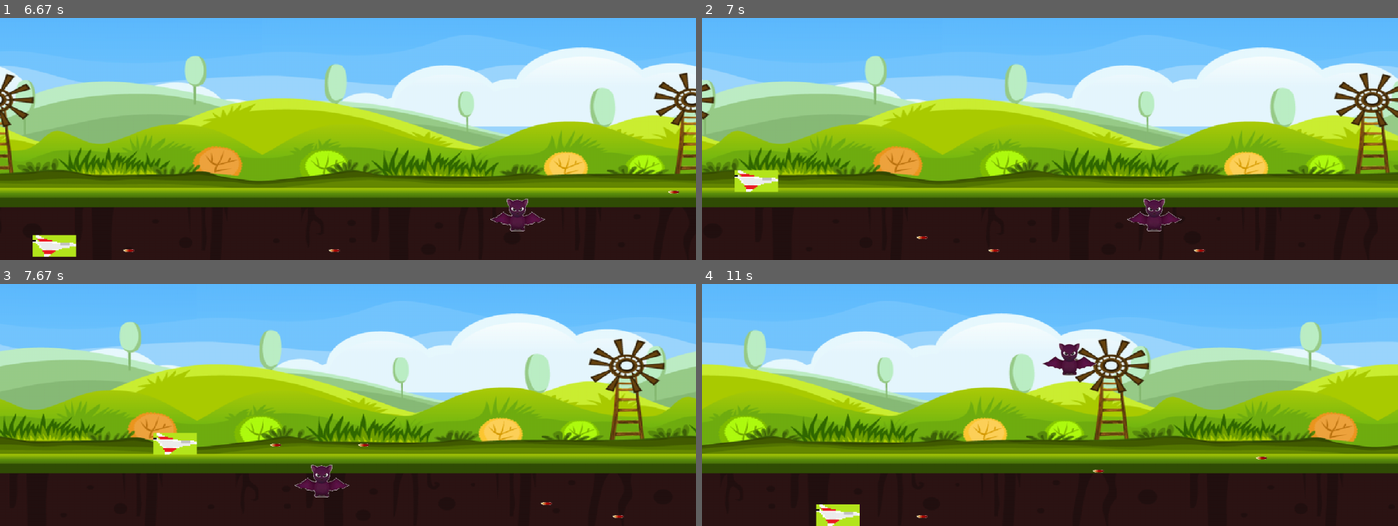
Above: before the commit, frames 1-4 (two rows, left to right).
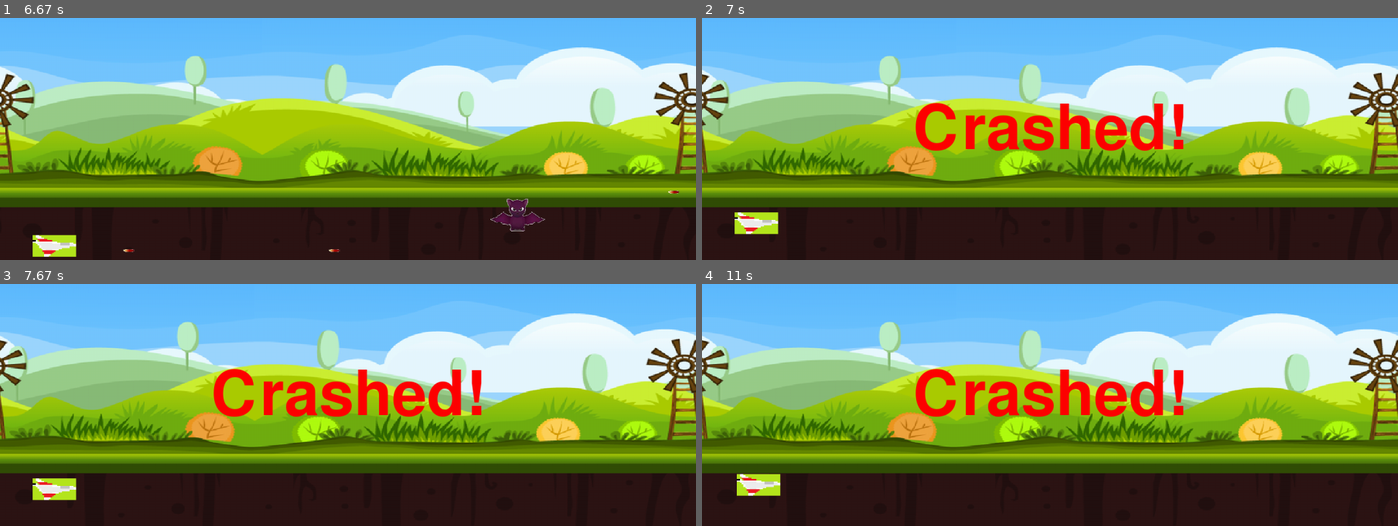
Above: after the commit, the same moments.

Repository: DJmong/Pygame
Game: pygame game, started from main.py
Same seed, same stepped clock (60 frames per second), same inputs: the game is played once before the commit and once after it.
Inputs:
- Up to frame 1 (6.67 s): tap Ctrl at 0.33, 0.73, 1.03, 1.3, 1.63, 1.93, 2.07, 2.47, 2.77, 3.13, 3.53, 3.83, 4.03, 4.33, 4.53, 4.87, 5.17, 5.37, 5.67, 5.93, 6.27, 6.57 s; hold Left 0.67-1.2 s; hold Down 1.23-1.53 s; hold Left 1.57-1.97 s; hold Up 2-2.37 s; hold Right 2.4-3.03 s; hold Down 3.07-3.43 s; hold Left 3.47-3.93 s; hold Right 3.97-4.43 s; hold Up 4.47-4.77 s; hold Right 4.8-5.27 s; hold Left 5.3-5.83 s; hold Down 5.87-6.17 s; hold Left 6.2-6.6 s; hold Up from 6.63 s (still down)
- Up to frame 2 (7 s): keep holding Up; tap Ctrl at 6.7 s
- Up to frame 3 (7.67 s): release Up at 7 s; hold Right from 7.03 s (still down); tap Ctrl at 7.1, 7.4 s
- Up to frame 4 (11 s): release Right at 7.67 s; hold Down 7.7-8.07 s; tap Ctrl at 7.77, 8.17, 8.47, 8.67, 8.97, 9.17, 9.5, 9.8, 10, 10.3, 10.57, 10.9 s; hold Left 8.1-8.57 s; hold Right 8.6-9.07 s; hold Up 9.1-9.4 s; hold Right 9.43-9.9 s; hold Left 9.93-10.47 s; hold Down 10.5-10.8 s; hold Left from 10.83 s (still down)

Frame 1 is identical in both runs. In frame 2, 19% of the frame differs, in the area x 0-100%, y 12-97%; in frame 3, 30%; in frame 4, 39%, in the area x 0-100%, y 12-100%.

Commit message:
delete not using code

Diff:
--- a/main.py
+++ b/main.py
@@ -155,7 +155,6 @@
             eg.drawObject(boom, (bat_x, bat_y))
 
             if boom_count > 6:
-                bat.setLocation(res.width, random.randrange(0, res.height - bat_h))
                 del(bat)
                 bat = enemy.Bat()
                 batDeath = False
